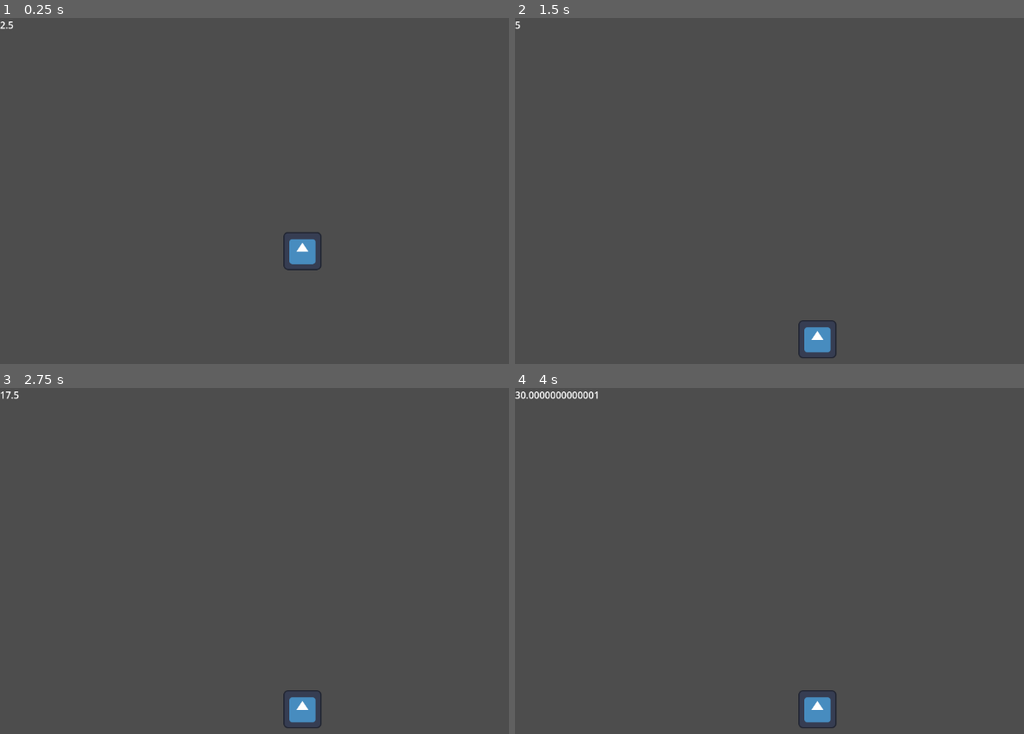
Above: before the commit, frames 1-4 (two rows, left to right).
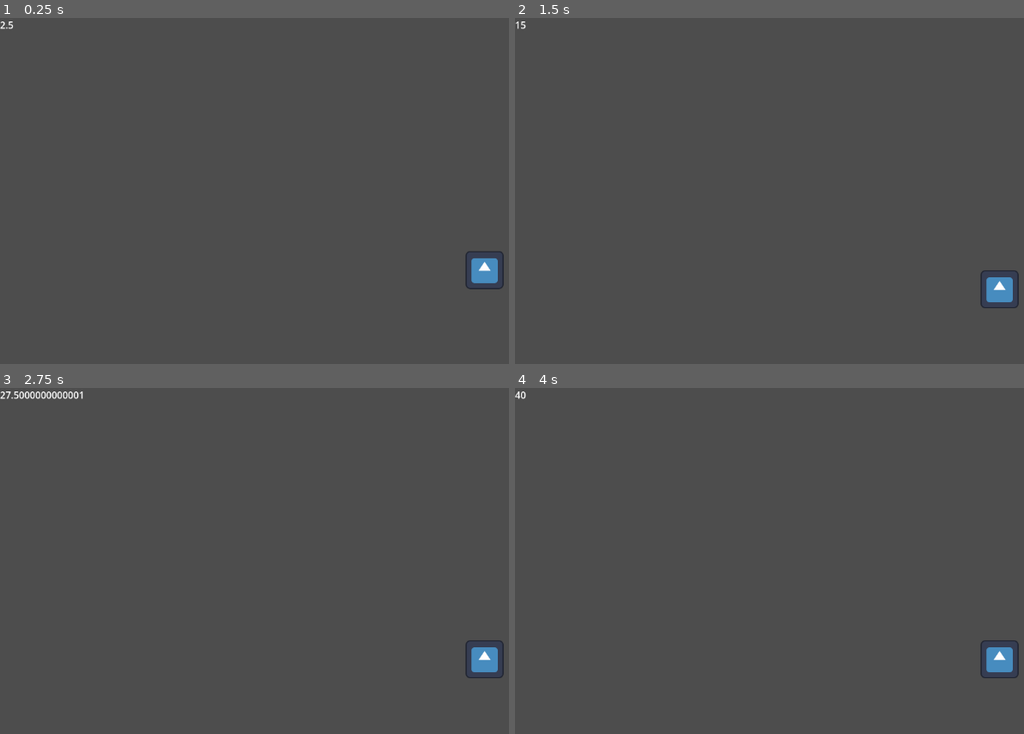
Above: after the commit, the same moments.

Repository: eraflo/RainbowPoop
Game: Godot game, scene res://Assets/Scenes/test.tscn
Same seed, same stepped clock (60 frames per second), same inputs: the game is played once before the commit and once after it. The project has no main scene, so this scene is started directly. The engine's default icon, where the game draws it, is replaced by a stand-in: a white triangle on a blue panel in a dark square.
Inputs:
- Up to frame 1 (0.25 s): no input
- Up to frame 2 (1.5 s): no input
- Up to frame 3 (2.75 s): no input
- Up to frame 4 (4 s): no input

The runs differ from the first frame. In frame 1, 1.0% of the frame differs, in the area x 55-99%, y 61-79%; in frame 2, 1.0%; in frame 3, 1.2%; in frame 4, 1.2%, in the area x 0-99%, y 0-99%.
Error after the commit: Invalid assignment of property or key 'cast_to' with value of type 'Vector2' on a base object of type 'RayCast2D'. (res://Assets/Scripts/Traps/Obstacle.gd:17)

Commit message:
Obstacle class and Food Obstacle

Diff:
--- /dev/null
+++ b/Assets/Nodes/Traps/FoodObstacle.tscn
@@ -0,0 +1,12 @@
+[gd_scene load_steps=3 format=3 uid="uid://c3l3p7hr7nfwx"]
+
+[ext_resource type="Script" path="res://Assets/Scripts/Traps/FoodObstacle.gd" id="1_5xmer"]
+
+[sub_resource type="RectangleShape2D" id="RectangleShape2D_pribj"]
+
+[node name="FoodObstacle" type="StaticBody2D"]
+script = ExtResource("1_5xmer")
+metadata/_edit_group_ = true
+
+[node name="CollisionShape2D" type="CollisionShape2D" parent="."]
+shape = SubResource("RectangleShape2D_pribj")
--- a/Assets/Scenes/test.tscn
+++ b/Assets/Scenes/test.tscn
@@ -1,8 +1,9 @@
-[gd_scene load_steps=5 format=3 uid="uid://bh23dubw043qi"]
+[gd_scene load_steps=6 format=3 uid="uid://bh23dubw043qi"]
 
 [ext_resource type="PackedScene" uid="uid://ctrl3nxnt1snr" path="res://Assets/Nodes/Score/ScoreUI.tscn" id="2_mq0ck"]
 [ext_resource type="PackedScene" uid="uid://s82l85h1atd5" path="res://Assets/Nodes/Player.tscn" id="2_qgpqf"]
 [ext_resource type="PackedScene" uid="uid://d1evcp8w8kdu3" path="res://Assets/Nodes/Traps/EscherichiaColi.tscn" id="3_rq4pl"]
+[ext_resource type="PackedScene" uid="uid://c3l3p7hr7nfwx" path="res://Assets/Nodes/Traps/FoodObstacle.tscn" id="4_gobn6"]
 
 [sub_resource type="RectangleShape2D" id="RectangleShape2D_tku25"]
 
@@ -19,8 +20,12 @@
 shape = SubResource("RectangleShape2D_tku25")
 
 [node name="Player" parent="." instance=ExtResource("2_qgpqf")]
-position = Vector2(508, 359)
+position = Vector2(814, 391)
 
 [node name="EscherichiaColi" parent="." instance=ExtResource("3_rq4pl")]
 position = Vector2(511, 507)
 score = 10.0
+
+[node name="FoodObstacle" parent="." instance=ExtResource("4_gobn6")]
+position = Vector2(818, 526)
+scale = Vector2(4, 4)
--- a/Assets/Scripts/Player.gd
+++ b/Assets/Scripts/Player.gd
@@ -1,9 +1,26 @@
 extends CharacterBody2D
+
+enum Status
+{
+	IDLE = 0,
+	WALK = 1,
+	JUMP = 2,
+	FALL = 3,
+	SLIDE_UP = 4,
+	SLIDE_DOWN = 5,
+	STUN = 6
+}
 
 @export var gravity: float = 980  # Add this line to define gravity (980 is a common value)
 
+@export var status: Status = Status.IDLE
+
+
 func _ready() -> void:
 	pass
+
+func _process(_delta: float) -> void:
+	print(status)
 
 func _physics_process(delta: float) -> void:
 
@@ -14,3 +31,10 @@
 		velocity.y += gravity * delta
 
 	move_and_slide()
+
+func change_status(new_status: Status) -> void:
+	status = new_status
+
+func apply_knockback(knockback_dir: Vector2, knockback_force: float) -> void:
+	velocity = knockback_dir * knockback_force
+	status = Status.STUN
--- /dev/null
+++ b/Assets/Scripts/Traps/FoodObstacle.gd
@@ -0,0 +1,16 @@
+extends Obstacle
+
+const Player = preload("res://Assets/Scripts/Player.gd")
+
+@export var knockback_force: float = 100
+
+func _on_collision_entered(_body: Node) -> void:
+	if _body is Player:
+
+		# Knockback
+		var knockback_dir = get_direction_raycast()
+
+		_body.apply_knockback(knockback_dir, knockback_force)
+
+
+	pass
--- /dev/null
+++ b/Assets/Scripts/Traps/Obstacle.gd
@@ -0,0 +1,33 @@
+extends StaticBody2D
+class_name Obstacle
+
+@export var distance_ray = 32
+
+var direction_raycast: Vector2 = Vector2(0, 0)
+var collision_ray = RayCast2D.new()
+
+func _process(_delta: float) -> void:
+	# Draw the ray
+	draw_line(self.position, collision_ray.cast_to, Color(1, 0, 0), 2)
+
+func _physics_process(_delta: float) -> void:
+	direction_raycast = get_direction_raycast()
+
+	# Cast a ray in the direction of the obstacle
+	collision_ray.cast_to = direction_raycast * distance_ray
+
+	if collision_ray.is_colliding():
+		collision_ray.force_raycast_update()
+		_on_collision_entered(collision_ray.get_collider())
+
+
+func get_direction_raycast() -> Vector2:
+	match WorldDirection.direction:
+		WorldDirection.Direction.UP: return Vector2(0, -1)
+		WorldDirection.Direction.DOWN: return Vector2(0, 1)
+		WorldDirection.Direction.LEFT: return Vector2(-1, 0)
+		WorldDirection.Direction.RIGHT: return Vector2(1, 0)
+		_ : return Vector2(0, -1)
+
+func _on_collision_entered(_body: Node) -> void:
+	push_error("Obstacle._on_collision_entered() not implemented")
--- /dev/null
+++ b/Assets/Scripts/WorldDirection.gd
@@ -0,0 +1,11 @@
+extends Node
+
+enum Direction
+{
+	UP,
+	DOWN,
+	LEFT,
+	RIGHT
+}
+
+@export var direction: Direction = Direction.RIGHT
--- a/project.godot
+++ b/project.godot
@@ -17,6 +17,7 @@
 [autoload]
 
 Score="*res://Assets/Nodes/Score/Score.tscn"
+WorldDirection="*res://Assets/Scripts/WorldDirection.gd"
 
 [dotnet]
 
